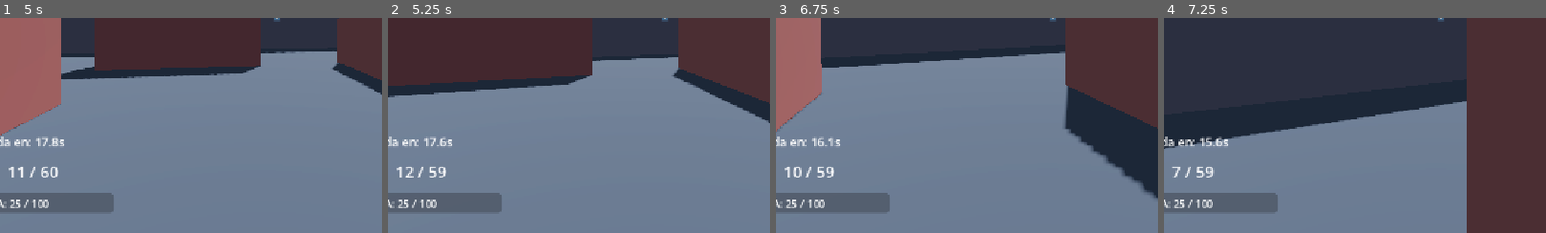
Above: before the commit, frames 1-4 (left to right).
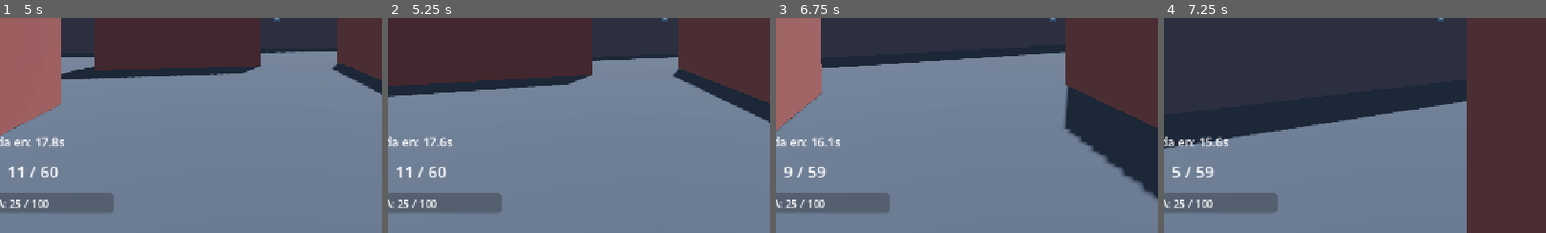
Above: after the commit, the same moments.

Repository: Jillkrav/Fps-Prueba
Game: Godot game, scene res://scenes/main_menu.tscn
The game is run twice, just before and just after one commit, with the same random seed, the same clock (stepped at 60 frames per second) and the same inputs. The engine's default icon, where the game draws it, is replaced by a stand-in: a white triangle on a blue panel in a dark square.
Inputs (mouse positions are % of the whole screen's width and height, from its top left):
- Up to frame 1 (5 s): click "JUGAR" at 0.5 s; click "MAPA 1 (Laberíntico)" at 1.25 s; click "🔴 EQUIPO ROJO" at 2 s; click "METRALLETA (Fuego rápido, men…" at 2.75 s; tap Enter (ui_accept) at 3.5, 3.77, 4.52 s; move the mouse to (55, 50) at 3.52 s; hold R 3.53-4.28 s; hold W from 3.53 s (still down); click (55, 50) at 3.67 s; move the mouse to (45, 50) at 4.27 s; tap F at 4.35 s
- Up to frame 2 (5.25 s): keep holding W; move the mouse to (52, 48) at 5.02 s; hold Space from 5.03 s (still down)
- Up to frame 3 (6.75 s): keep holding W; move the mouse to (49, 52) at 5.77 s; release Space at 5.78 s; tap R at 5.85 s; click (49, 52) at 5.92 s; tap Enter (ui_accept) at 6.02 s; move the mouse to (57, 51) at 6.52 s; hold F from 6.53 s (still down)
- Up to frame 4 (7.25 s): keep holding W; keep holding F; tap Enter (ui_accept) at 6.77 s
The pictures show only the part of the screen within x 14-64%, y 50-100%; the shares and areas given below are measured in that part.

Frame 1 is identical in both runs. In frame 2, 0.1% of the frame differs, in the area x 4-16%, y 69-75%; in frame 3, 0.4%, in the area x 2-16%, y 69-75%; in frame 4, less than 0.1%.

Commit message:
fix: corregir game_state, npc_base y dev_menu
- game_state.gd: selected_weapon cambiado de 'metralleta' a 'USP' (nombre válido en JSON)
- game_state.gd: eliminar WEAPON_CONFIGS hardcodeado, ahora todo viene de ConfigManager
- npc_base.gd: _init_weapon() no llama a ConfigManager si weapon_name_cfg está vacío (fix NpcMelee warning)
- dev_menu.gd: opt_arma_cfg como @onready con get_node_or_null para no crashear si el nodo no existe
- dev_menu.gd: _on_spawn_pressed verifica que opt_arma_cfg existe antes de llamar get_selected()

Diff:
--- a/scripts/dev_menu.gd
+++ b/scripts/dev_menu.gd
@@ -6,8 +6,6 @@
 # ESCENAS DE NPC DISPONIBLES
 # ─────────────────────────────────────────────────────
 
-# Mapea tipo de NPC (por clase de combate) a su escena.
-# El arma se elige en runtime desde el selector del menú.
 const NPC_SCENES: Dictionary = {
 	"Melee":      "res://scenes/npcs/npc_melee.tscn",
 	"Pistolero":  "res://scenes/npcs/npc_pistolero.tscn",
@@ -27,15 +25,17 @@
 @onready var opt_equipo: OptionButton      = $PanelNPC/VBox/GridAtributos/OptRelacion
 @onready var opt_experiencia: OptionButton = $PanelNPC/VBox/GridAtributos/OptExperiencia
 @onready var opt_tipo_npc: OptionButton    = $PanelNPC/VBox/GridAtributos/OptArma
-@onready var opt_arma_cfg: OptionButton    = $PanelNPC/VBox/GridAtributos/OptArmaCfg
 @onready var lbl_status: Label             = $PanelPrincipal/VBox/LblStatus
+
+# opt_arma_cfg es opcional: si no existe el nodo en la escena, el menú usa
+# la primera arma de la lista como fallback sin crashear.
+var opt_arma_cfg: OptionButton = null
 
 # ─────────────────────────────────────────────────────
 # ESTADO INTERNO
 # ─────────────────────────────────────────────────────
 
 var is_invisible: bool = false
-# Lista ordenada de nombres de armas para mapear índice → nombre JSON
 var _armas_lista: Array[String] = []
 
 # ─────────────────────────────────────────────────────
@@ -44,6 +44,9 @@
 
 func _ready() -> void:
 	process_mode = Node.PROCESS_MODE_ALWAYS
+
+	# Intentar obtener el nodo opcional de selección de arma
+	opt_arma_cfg = get_node_or_null("PanelNPC/VBox/GridAtributos/OptArmaCfg") as OptionButton
 
 	# Equipo
 	opt_equipo.add_item("Equipo 2 (Enemigo)", NpcBase.Equipo.DOS)
@@ -54,13 +57,12 @@
 	opt_experiencia.add_item("Media", NpcBase.Experiencia.MEDIA)
 	opt_experiencia.add_item("Alta",  NpcBase.Experiencia.ALTA)
 
-	# Tipo de NPC (clase de combate)
+	# Tipo de NPC
 	for tipo in NPC_SCENES.keys():
 		opt_tipo_npc.add_item(tipo)
 
-	# ── Armas desde ConfigManager (skill.cfg.json) ──────────────────
+	# Poblar armas desde ConfigManager (solo si el nodo existe en la escena)
 	_poblar_armas()
-	# ────────────────────────────────────────────────────────────────
 
 	visible = false
 	panel_principal.visible = true
@@ -71,24 +73,25 @@
 	btn_spawn.pressed.connect(_on_spawn_pressed)
 	btn_volver.pressed.connect(_on_volver_pressed)
 
-## Llena opt_arma_cfg con todas las armas del JSON agrupadas por categoría.
+## Llena opt_arma_cfg con todas las armas del JSON.
+## Si el nodo no existe en la escena, no hace nada (sin crash).
 func _poblar_armas() -> void:
 	_armas_lista.clear()
-	if not opt_arma_cfg:
-		push_warning("DevMenu: nodo OptArmaCfg no encontrado. Revisa el nombre en la escena.")
+	if opt_arma_cfg == null:
+		# El nodo aún no existe en la escena — la lista se usa como fallback
+		var armas_raw: Dictionary = ConfigManager._data.get("Armas", {})
+		for categoria: Dictionary in armas_raw.values():
+			for nombre_arma: String in categoria.keys():
+				_armas_lista.append(nombre_arma)
 		return
+
 	opt_arma_cfg.clear()
-
-	# ConfigManager._data contiene la clave "Armas" con sub-diccionarios por categoría
 	var armas_raw: Dictionary = ConfigManager._data.get("Armas", {})
 	for categoria in armas_raw.keys():
 		var cat_dict: Dictionary = armas_raw[categoria]
-		for nombre_arma in cat_dict.keys():
+		for nombre_arma: String in cat_dict.keys():
 			_armas_lista.append(nombre_arma)
 			opt_arma_cfg.add_item("%s (%s)" % [nombre_arma, categoria])
-
-	if _armas_lista.is_empty():
-		push_warning("DevMenu: No se encontraron armas en ConfigManager. Verifica skill.cfg.json.")
 
 # ─────────────────────────────────────────────────────
 # TOGGLE DEL MENU
@@ -133,13 +136,19 @@
 	var experiencia_id: int = opt_experiencia.get_selected_id()
 	var tipo_key: String    = NPC_SCENES.keys()[opt_tipo_npc.get_selected()]
 
-	# Obtener nombre de arma seleccionada del JSON
-	var arma_index: int = opt_arma_cfg.get_selected()
+	# Obtener arma: usar opt_arma_cfg si existe, sino tomar la primera de la lista
 	var arma_nombre: String = "USP"
-	if arma_index >= 0 and arma_index < _armas_lista.size():
-		arma_nombre = _armas_lista[arma_index]
+	if opt_arma_cfg != null:
+		var arma_index: int = opt_arma_cfg.get_selected()
+		if arma_index >= 0 and arma_index < _armas_lista.size():
+			arma_nombre = _armas_lista[arma_index]
+	elif not _armas_lista.is_empty():
+		arma_nombre = _armas_lista[0]
 
-	# Cargar escena del NPC
+	# Para NPC Melee ignorar el arma seleccionada
+	if tipo_key == "Melee":
+		arma_nombre = ""
+
 	var scene_path: String = NPC_SCENES[tipo_key]
 	var packed: PackedScene = load(scene_path)
 	if not packed:
@@ -151,10 +160,9 @@
 		push_error("DevMenu: la escena '%s' no es NpcBase" % scene_path)
 		return
 
-	# Asignar atributos antes de agregar al árbol (antes de _ready())
-	npc.equipo           = equipo_id as NpcBase.Equipo
-	npc.experiencia      = experiencia_id as NpcBase.Experiencia
-	npc.weapon_name_cfg  = arma_nombre   # ← arma elegida del JSON
+	npc.equipo          = equipo_id as NpcBase.Equipo
+	npc.experiencia     = experiencia_id as NpcBase.Experiencia
+	npc.weapon_name_cfg = arma_nombre
 
 	var player: Node3D = get_tree().get_first_node_in_group("player") as Node3D
 	if not player:
@@ -171,4 +179,5 @@
 	world.add_child(npc)
 	npc.global_transform.origin = spawn_pos
 
-	lbl_status.text = "[SPAWNED: %s | Arma: %s | Equipo: %d]" % [tipo_key, arma_nombre, equipo_id]
+	var arma_label: String = arma_nombre if not arma_nombre.is_empty() else "Melee"
+	lbl_status.text = "[SPAWNED: %s | Arma: %s | Equipo: %d]" % [tipo_key, arma_label, equipo_id]
--- a/scripts/game_state.gd
+++ b/scripts/game_state.gd
@@ -1,41 +1,20 @@
 extends Node
-
-# Singleton para persistencia del estado de juego
 class_name GameStateClass
 
+# Singleton para persistencia del estado de juego.
+# Los valores de armas y salud ya NO se definen aquí:
+# se leen en tiempo de ejecución desde ConfigManager (skill.cfg.json).
+
 var selected_map: String = "res://scenes/maps/map_1.tscn"
-var selected_weapon: String = "metralleta"
+
+## Nombre exacto del arma según skill.cfg.json.
+## Cambiar este valor para que el jugador empiece con otra arma.
+var selected_weapon: String = "USP"
+
 var selected_team: String = ""
 
 var player_max_health: float = 100.0
 var player_current_health: float = 100.0
 
-# Configuraciones de armas para facilitar acceso global con soporte de recarga
-const WEAPON_CONFIGS: Dictionary = {
-	"metralleta": {
-		"name": "Metralleta",
-		"damage": 10.0,
-		"fire_rate": 0.12, # Tiempo entre disparos
-		"max_ammo": 120, # Reserva máxima
-		"clip_size": 30, # Capacidad del cargador
-		"spread": 0.03,
-		"range": 50.0,
-		"reload_time": 1.5, # Tiempo de recarga en segundos
-		"color": Color(0.2, 0.6, 1.0) # Color representativo del placeholder
-	},
-	"escopeta": {
-		"name": "Escopeta",
-		"damage": 12.0, # Por perdigón
-		"pellets": 8, # Número de perdigones
-		"fire_rate": 0.8,
-		"max_ammo": 24, # Reserva máxima
-		"clip_size": 6, # Capacidad del cargador
-		"spread": 0.12,
-		"range": 15.0,
-		"reload_time": 2.2, # Tiempo de recarga en segundos
-		"color": Color(1.0, 0.4, 0.1) # Color representativo del placeholder
-	}
-}
-
 func _ready() -> void:
 	pass
--- a/scripts/npc_base.gd
+++ b/scripts/npc_base.gd
@@ -31,8 +31,8 @@
 @export var voz_path: String = ""
 @export var estado: Estado = Estado.IDLE
 
-# Nombre del arma tal como aparece en skill.cfg.json
-# Las subclases pueden sobreescribir este valor antes de _ready()
+## Nombre del arma tal como aparece en skill.cfg.json.
+## Dejar vacío ("") para NPC melee o sin arma.
 @export var weapon_name_cfg: String = "USP"
 
 # ─────────────────────────────────────────
@@ -42,7 +42,7 @@
 @export var max_health: float = 100.0
 @export var speed: float = 3.0
 @export var attack_range: float = 15.0
-@export var attack_rate: float = 1.0          # segundos entre ataques (fallback)
+@export var attack_rate: float = 1.0
 @export var headshot_multiplier: float = 2.5
 
 # ─────────────────────────────────────────
@@ -54,7 +54,7 @@
 var last_attack_time: int = 0
 var is_dead: bool = false
 var _base_color: Color = Color.WHITE
-var _weapon_cfg: Dictionary = {}   # datos del arma leídos de ConfigManager
+var _weapon_cfg: Dictionary = {}
 
 var gravity: float = ProjectSettings.get_setting("physics/3d/default_gravity")
 
@@ -95,11 +95,10 @@
 	var tipo_npc: String = "Aliado" if equipo == Equipo.UNO else "Enemigo"
 	max_health     = ConfigManager.get_vida_npc(tipo_npc)
 	current_health = max_health
-	# ───────────────────────────────────────────────────────────────
-
-	# ── Inicializar configuración de arma ──────────────────────────
-	_init_weapon(weapon_name_cfg)
-	# ───────────────────────────────────────────────────────────────
+
+	# ── Inicializar arma solo si tiene nombre válido ─────────────────
+	if not weapon_name_cfg.is_empty():
+		_init_weapon(weapon_name_cfg)
 
 	_apply_team_color()
 	_pick_target()
@@ -159,7 +158,6 @@
 		push_warning("NpcBase: arma '%s' no encontrada en ConfigManager, usando defaults." % nombre)
 		return
 	weapon_name_cfg = nombre
-	# El NPC dispara al ritmo del arma: SegundosPorBala
 	attack_rate = float(_weapon_cfg.get("SegundosPorBala", attack_rate))
 
 ## Ejecuta el disparo usando el daño DañoAlNPC del arma cargada.
@@ -237,7 +235,6 @@
 		perform_attack()
 
 func perform_attack() -> void:
-	# Si el NPC tiene arma configurada, usa el daño del JSON
 	if not _weapon_cfg.is_empty():
 		_npc_fire_weapon()
 	elif target and target.has_method("take_damage"):
